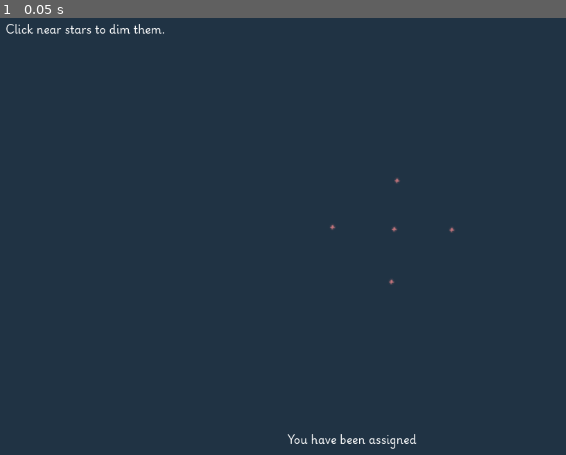
Above: before the commit, frame 1.
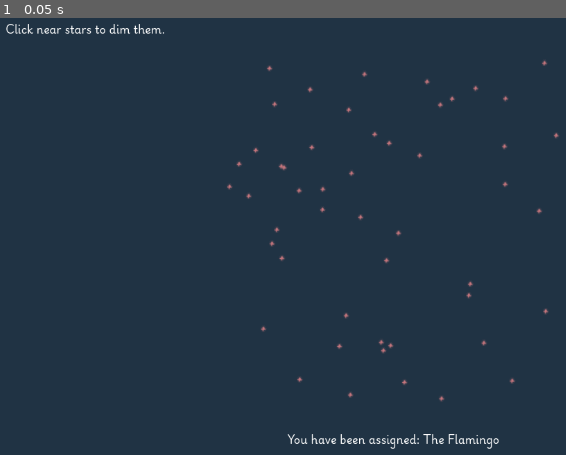
Above: after the commit, the same moment.

Repository: simonmnash/Competitive-Stargazing
Game: Godot game, scene res://Designer.tscn
The game is run twice, just before and just after one commit, with the same random seed, the same clock (stepped at 60 frames per second) and the same inputs. This scene is started directly instead of the project's main scene.
Inputs:
- Up to frame 1 (0.05 s): no input

The runs differ from the first frame. In frame 1, 0.6% of the frame differs, in the area x 40-99%, y 9-99%.
Error before the commit: Invalid call. Nonexistent function 'add_star' in base 'Node2D (constellation.gd)'. (res://Designer.gd:29)

Commit message:
stuff I forgot to commit 3 seconds ago.

Diff:
--- a/constellation.gd
+++ b/constellation.gd
@@ -9,3 +9,15 @@
 		return $Rotation.rotation_degrees
 	set(val):
 		$Rotation.rotation_degrees = val
+
+
+func add_star(transform):
+	var s = star.instantiate()
+	s.position = transform
+	$Rotation/VerticalTransform/StarGroup.add_child(s)
+
+func _on_timer_timeout():
+	if $Rotation/VerticalTransform/StarGroup.visible:
+		$Rotation/VerticalTransform/StarGroup.hide()
+	else:
+		$Rotation/VerticalTransform/StarGroup.show()
--- a/constellation.tscn
+++ b/constellation.tscn
@@ -1,7 +1,6 @@
-[gd_scene load_steps=4 format=3 uid="uid://dkeqp4vwhusng"]
+[gd_scene load_steps=3 format=3 uid="uid://dkeqp4vwhusng"]
 
 [ext_resource type="Script" path="res://constellation.gd" id="1_2g61e"]
-[ext_resource type="PackedScene" uid="uid://cdcc601sjasv5" path="res://star.tscn" id="2_4eu74"]
 [ext_resource type="Script" path="res://addons/jam_launch/core/JamSync.gd" id="2_hkfp6"]
 
 [node name="Constellation" type="Node2D"]
@@ -14,21 +13,11 @@
 
 [node name="StarGroup" type="Node2D" parent="Rotation/VerticalTransform"]
 
-[node name="Star" parent="Rotation/VerticalTransform/StarGroup" instance=ExtResource("2_4eu74")]
-
-[node name="Star2" parent="Rotation/VerticalTransform/StarGroup" instance=ExtResource("2_4eu74")]
-position = Vector2(83, 1)
-
-[node name="Star3" parent="Rotation/VerticalTransform/StarGroup" instance=ExtResource("2_4eu74")]
-position = Vector2(-89, -3)
-
-[node name="Star4" parent="Rotation/VerticalTransform/StarGroup" instance=ExtResource("2_4eu74")]
-position = Vector2(4, -70)
-
-[node name="Star5" parent="Rotation/VerticalTransform/StarGroup" instance=ExtResource("2_4eu74")]
-position = Vector2(-4, 76)
-
 [node name="JamSync" type="Node" parent="."]
 script = ExtResource("2_hkfp6")
 spawn_properties = Array[String](["position", "azimuth"])
 sync_properties = Array[String](["azimuth", "position"])
+
+[node name="Timer" type="Timer" parent="."]
+
+[connection signal="timeout" from="Timer" to="." method="_on_timer_timeout"]
--- a/player.tscn
+++ b/player.tscn
@@ -2,9 +2,7 @@
 
 [ext_resource type="Script" path="res://addons/jam_launch/core/JamSync.gd" id="1_de01n"]
 [ext_resource type="Script" path="res://player.gd" id="1_vifab"]
-
-[sub_resource type="PlaceholderTexture2D" id="PlaceholderTexture2D_tiwh0"]
-size = Vector2(100, 100)
+[ext_resource type="Theme" uid="uid://bdsvja3ysf1oc" path="res://assets/default_theme.tres" id="3_chlka"]
 
 [node name="Player" type="Node2D"]
 script = ExtResource("1_vifab")
@@ -19,13 +17,14 @@
 [node name="VerticalTransform" type="Node2D" parent="Rotation"]
 position = Vector2(0, -500)
 
-[node name="Sprite2D" type="Sprite2D" parent="Rotation/VerticalTransform"]
-texture = SubResource("PlaceholderTexture2D_tiwh0")
-
 [node name="Camera2D" type="Camera2D" parent="Rotation/VerticalTransform"]
 ignore_rotation = false
 
-[node name="Label" type="Label" parent="."]
-offset_right = 40.0
-offset_bottom = 23.0
-text = "Test Player"
+[node name="Label" type="Label" parent="Rotation/VerticalTransform"]
+offset_left = -209.0
+offset_top = 121.0
+offset_right = 212.0
+offset_bottom = 150.0
+theme = ExtResource("3_chlka")
+text = "Player"
+horizontal_alignment = 1
